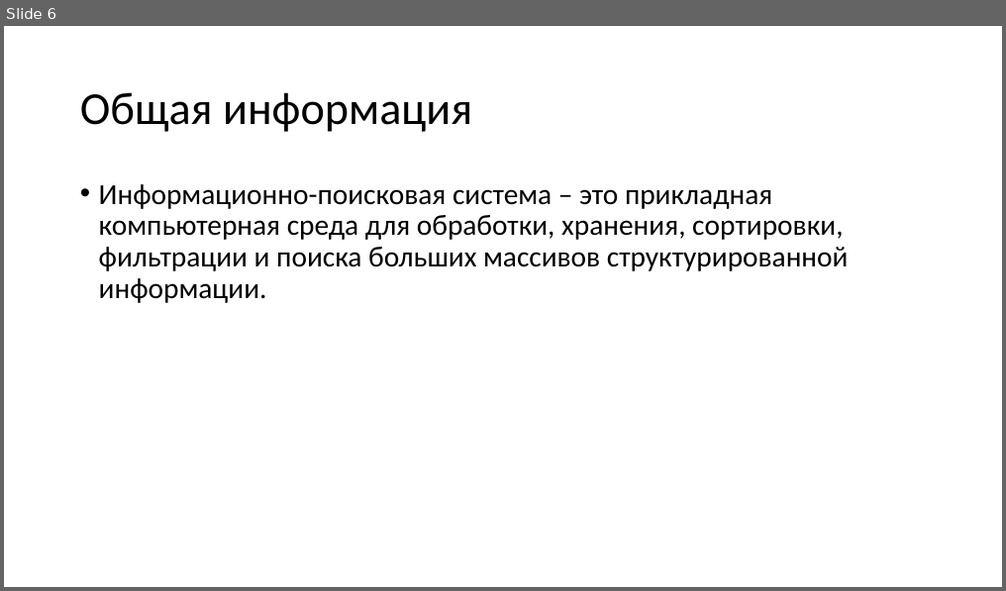
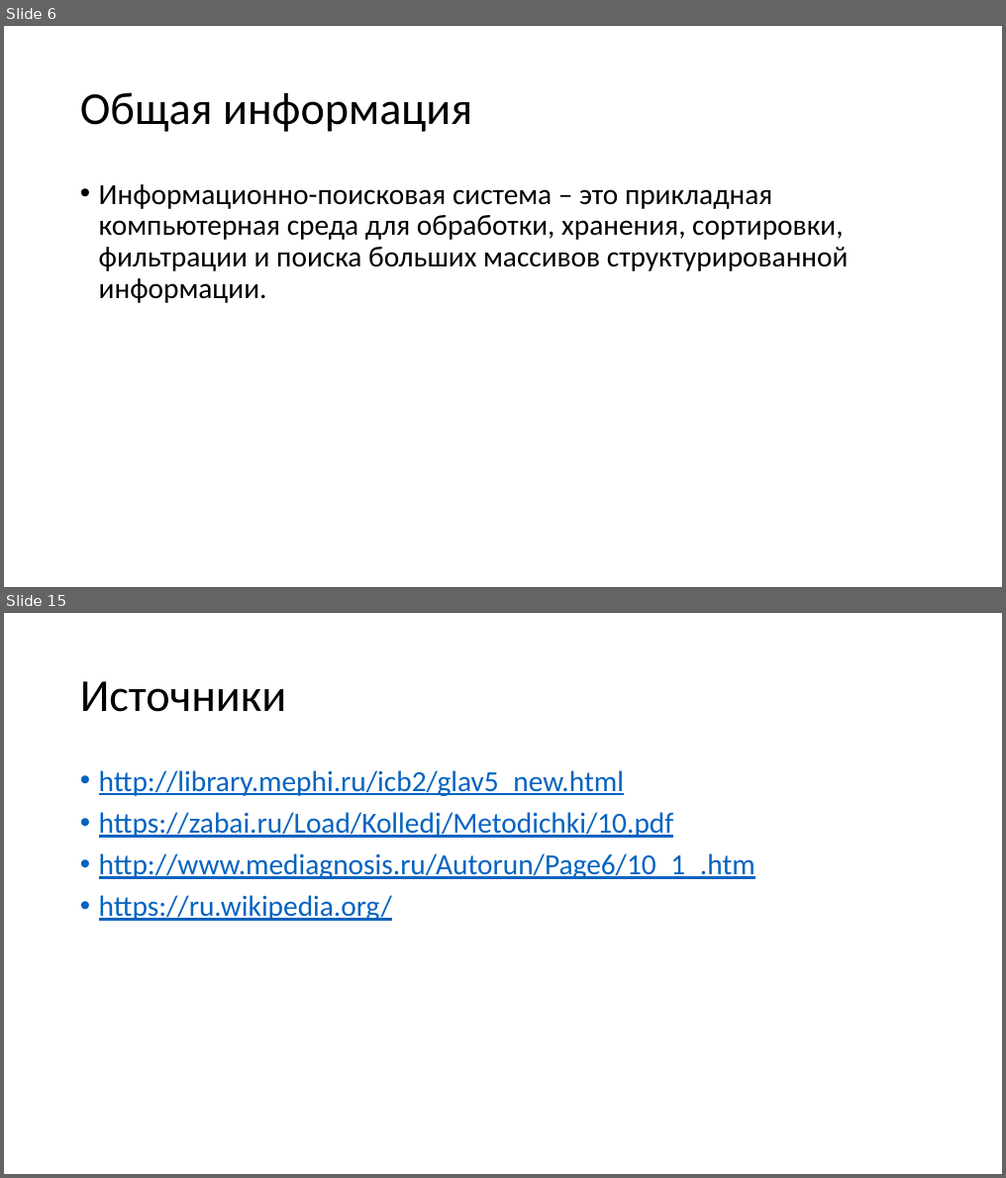
Before and after one commit to ZXTgbh/Laboratornaya-, a slide deck: pr_1.pptx. Shown one above the other, each under a label of ours: slide 6 before the commit, slides 6 and 15 after it; the slides between them are not shown. The pictures are 1006x591 and 1006x1178 pixels, drawn with LibreOffice and Linux fonts; fonts in the diff are those of the drawing. Boxes give left, top, right and bottom in pixels: in the first picture for what was removed or moved away, otherwise in the second. Text is boxed around its words. In the diff, an @@ line names an element or a change of style, - is before the commit and + after.

```diff
--- a/pr_1.pptx
+++ b/pr_1.pptx
@@ slide 15 added at [4,613,1002,1174], background #FFFFFF @@
@@ title added at [80,681,286,712], 44 pt, text #000000 @@
+Источники
@@ text added at [99,770,755,921], 28 pt, text #0563C1, underline @@
+• http://library.mephi.ru/icb2/glav5_new.html
+• https://zabai.ru/Load/Kolledj/Metodichki/10.pdf
+• http://www.mediagnosis.ru/Autorun/Page6/10_1_.htm
+• https://ru.wikipedia.org/
```
Also in this commit, not shown: 2 slides changed, 9 other slides added, 5 slides removed.
